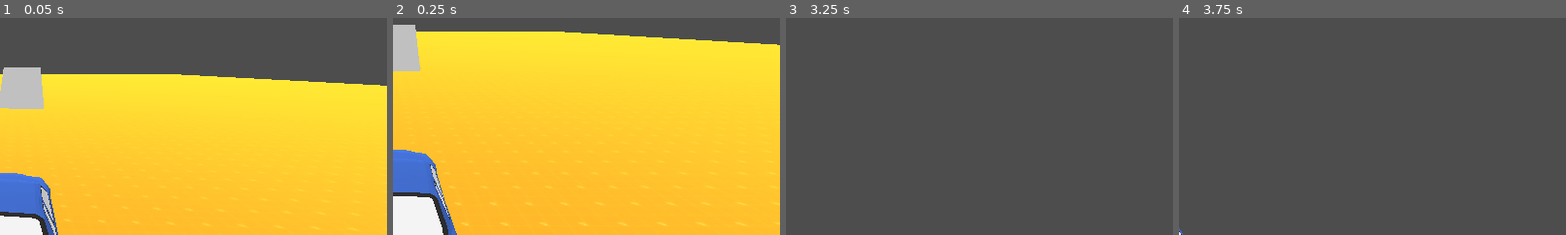
Above: before the commit, frames 1-4 (left to right).
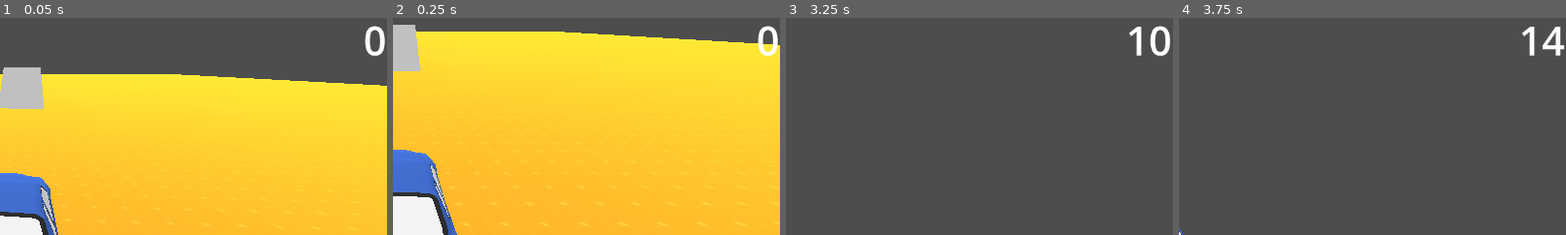
Above: after the commit, the same moments.

Repository: KopiOCoder/FormulaCyber
Game: Godot game, scene res://testing_level.tscn
Two runs of this game, one before a commit and one after it. Both use one fixed random seed, a clock stepped at 60 frames per second and the inputs below.
Inputs:
- Up to frame 1 (0.05 s): no input
- Up to frame 2 (0.25 s): no input
- Up to frame 3 (3.25 s): hold D (move_right) 0.53-1.28 s; hold Shift (boost) 0.53-1.28 s; hold S (move_down) 1.28-2.03 s; tap Shift (boost) at 1.35, 2.85 s; hold D (move_right) 2.03-2.78 s; hold Shift (boost) 2.03-2.78 s; hold W (move_up) from 2.78 s (still down)
- Up to frame 4 (3.75 s): release W (move_up) at 3.53 s; hold A (move_left) from 3.53 s (still down); hold Shift (boost) from 3.53 s (still down)
The pictures show only the part of the screen within x 50-100%, y 1-51%; the shares and areas given below are measured in that part.

The runs differ from the first frame. In frame 1, 0.4% of the frame differs, in the area x 94-100%, y 3-18%; in frame 2, 0.4%; in frame 3, 0.6%, in the area x 88-100%, y 3-18%; in frame 4, 0.6%.

Commit message:
Added score system

Diff:
--- a/gtr.gd
+++ b/gtr.gd
@@ -15,11 +15,19 @@
 var is_boosting = false
 var cooldown_timer = 0
 var look_at
+var initial_position : Vector3
+var current_position : Vector3
+var last_position : Vector3
+var total_distance = 0
+var distance = initial_position.distance_to(current_position)
+var score = int(distance)
 
 # Called when the node enters the scene tree for the first time.
 func _ready() -> void:
 	Input.set_mouse_mode(Input.MOUSE_MODE_VISIBLE)
 	look_at = global_position
+	initial_position = global_transform.origin
+	last_position = global_transform.origin
 
 
 # Called every frame. 'delta' is the elapsed time since the previous frame.
@@ -32,6 +40,12 @@
 	camera_3d.look_at(look_at)
 	reverse_cam.look_at(look_at)
 	_check_camera_switch()
+	current_position = global_transform.origin
+	distance = last_position.distance_to(current_position)
+	total_distance += distance
+	last_position = current_position
+	score = int(total_distance)
+	$"../Gui/Score".text = str(score)
 
 func _physics_process(delta):
 
--- a/testing_level.tscn
+++ b/testing_level.tscn
@@ -33,3 +33,15 @@
 
 [node name="Nissan GTR" parent="." instance=ExtResource("2_haa73")]
 transform = Transform3D(1, 0, 0, 0, 1, 0, 0, 0, 1, 1.96798, 1.82576, -2.48576)
+
+[node name="Gui" type="CanvasLayer" parent="."]
+
+[node name="Score" type="Label" parent="Gui"]
+offset_left = -2.0
+offset_top = -2.0
+offset_right = 1151.0
+offset_bottom = 81.0
+theme_override_font_sizes/font_size = 60
+text = "0"
+horizontal_alignment = 2
+clip_text = true
